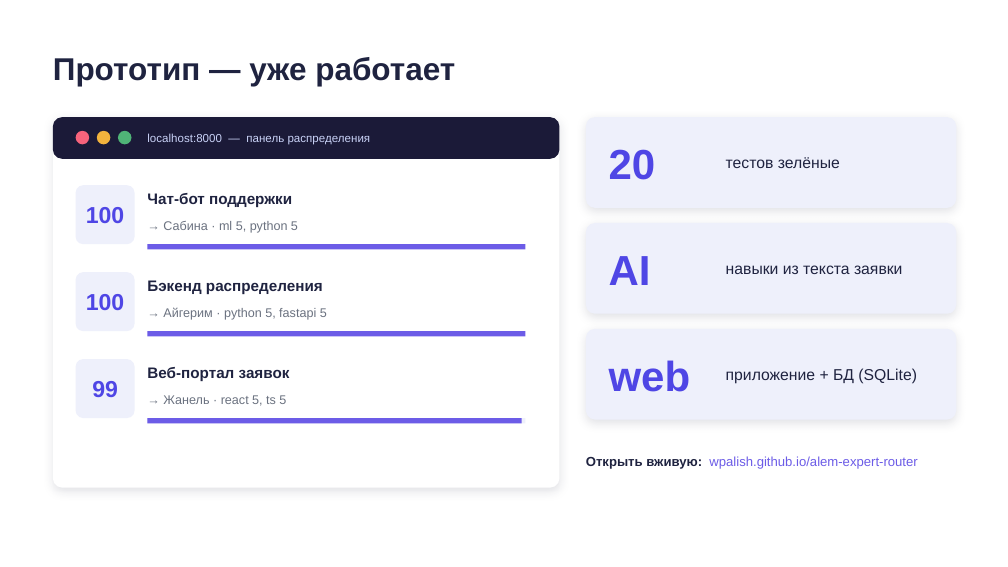
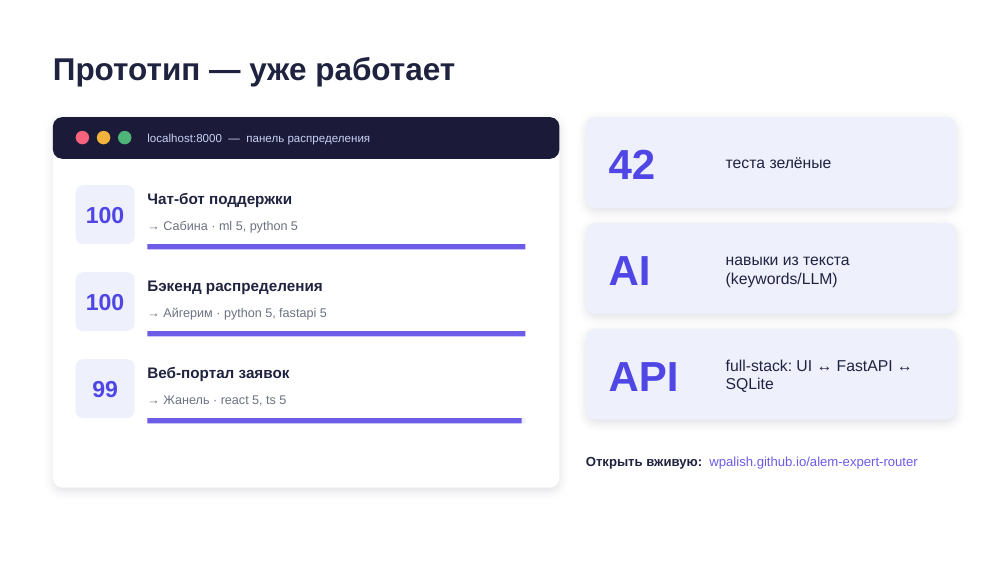
Before and after one commit to wpalish/alem-expert-router, a slide deck: slide 6 of Презентация-Alem-Expert-Router.pptx. Drawn at 1008x567 pixels with LibreOffice and Linux fonts; fonts in the diff are those of the drawing. Boxes give left, top, right and bottom in pixels: in the first picture for what was removed or moved away, otherwise in the second. Text is boxed around its words. In the diff, an @@ line names an element or a change of style, - is before the commit and + after.

```diff
--- a/Презентация-Alem-Expert-Router.pptx
+++ b/Презентация-Alem-Expert-Router.pptx
@@ text at box(609, 149, 656, 179): text changed @@
-20
+42
@@ text at box(726, 157, 832, 168): text changed @@
-тестов зелёные
+теста зелёные
@@ text at box(726, 256, 849, 288): text changed @@
-навыки из текста заявки
+навыки из текста (keywords/LLM)
@@ text at box(726, 359, 893, 392): text changed @@
-приложение + БД (SQLite)
+full-stack: UI ↔ FastAPI ↔ SQLite
@@ text at box(609, 362, 679, 391): text changed @@
-web
+API
```
Also in this commit, not shown: 4 other slides changed, 3 other files.
